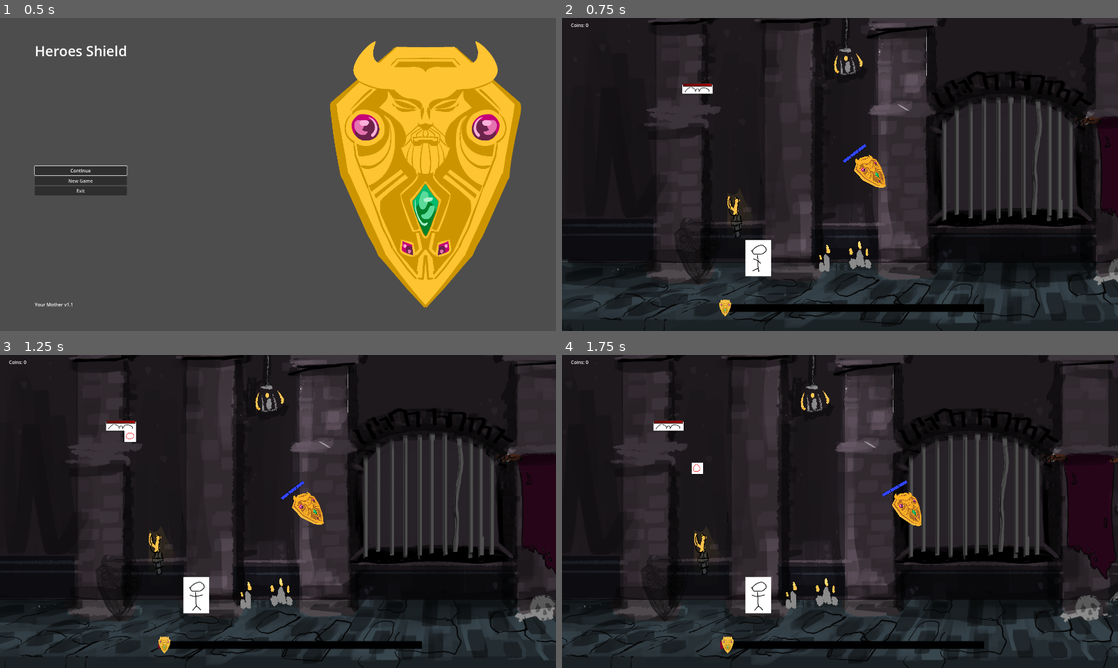
Above: before the commit, frames 1-4 (two rows, left to right).
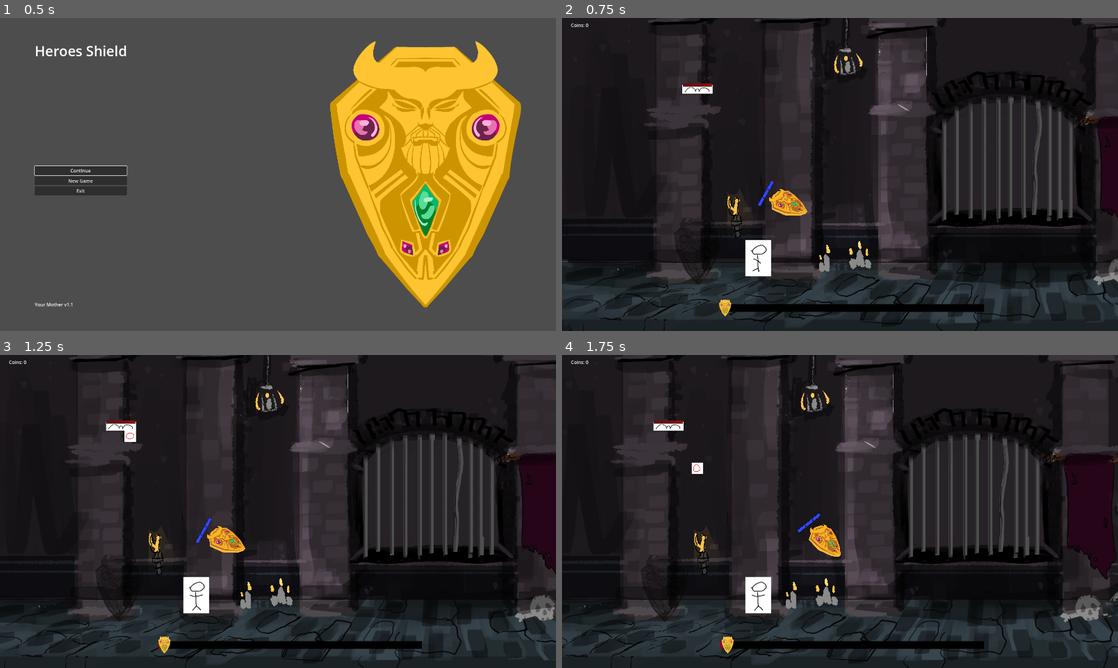
Above: after the commit, the same moments.

Repository: Cookie-Tin-Studios/Heroes-Shield
Game: Godot game, scene res://scenes/menu/main_menu.tscn
Two runs of this game, one before a commit and one after it. Both use one fixed random seed, a clock stepped at 60 frames per second and the inputs below.
Inputs (mouse positions are in pixels of both pictures, inside the frame that each line leads up to):
- Up to frame 1 (0.5 s): no input
- Up to frame 2 (0.75 s): click "New Game" at 0.5 s
- Up to frame 3 (1.25 s): no input
- Up to frame 4 (1.75 s): move the mouse to (962, 495) at 1.27 s; hold Right (ui_right) from 1.28 s (still down); click (962, 495) at 1.35 s

Frame 1 is identical in both runs. In frame 2, 0.9% of the frame differs, in the area x 35-59%, y 40-64%; in frame 3, 0.9%; in frame 4, 0.9%.

Commit message:
Add coin explosion on mob death. (#82)
* Add coin explosion on mob death.

* add image

* tweak max throw distance

Diff:
--- a/scenes/main.tscn
+++ b/scenes/main.tscn
@@ -25,7 +25,7 @@
 script = SubResource("GDScript_81rl6")
 
 [node name="Shield" parent="." instance=ExtResource("2_w3671")]
-position = Vector2(2123, 1077)
+position = Vector2(1552, 1299)
 
 [node name="pause_menu" parent="." instance=ExtResource("5_yooe3")]
 
--- a/scripts/mobs/mob_base.gd
+++ b/scripts/mobs/mob_base.gd
@@ -4,6 +4,11 @@
 @export var movement_speed: float = -100.0
 
 var health: float = max_health  # Current health
+
+# Coin stuff.
+var coins_dropped: int = 10 # Variable for coins, can be overloaded in child scripts.
+@export var coin_texture: Texture2D = preload("res://assets/sprites/HIM.png")
+# End coin stuff.
 
 @onready var health_bar = $Node2D/TextureProgressBar
 @onready var collision_shape = get_node_or_null("CollisionShape2D")  # Adjusted to reference CollisionShape2D directly
@@ -34,6 +39,9 @@
 
 func die() -> void:
 	print("Mob has died!")
+	coin_explosion()
+
+	Globals.add_coins(coins_dropped) # Give the player however COINZ.
 	queue_free()  # Remove mob from the scene
 
 func _physics_process(delta: float) -> void:
@@ -45,7 +53,33 @@
 
 	# Update position based on movement speed
 	position.x += movement_speed * delta
+
 	remon_on_camera_exit()
+
+func coin_explosion() -> void:
+	for i in range(coins_dropped):
+		var coin_sprite := Sprite2D.new()
+		coin_sprite.texture = coin_texture
+		coin_sprite.global_position = $Node2D.global_position
+
+		add_sibling(coin_sprite)
+
+		var random_direction := Vector2(1, 0).rotated(randf_range(0.0, TAU))
+		var random_distance := randf_range(75.0, 500.0)
+		var final_position := coin_sprite.position + random_direction * random_distance
+
+		var tween := get_tree().create_tween()
+
+		# Move from current position to final_position over 0.5s
+		tween.tween_property(coin_sprite, "position", final_position, 0.1)
+
+		# Fade alpha from 1.0 to 0.0 over 0.5s
+		tween.tween_property(coin_sprite, "modulate:a", 0.0, 0.5).from(1.0)
+
+		# Connect the finished signal with an inline function
+		tween.finished.connect(func():
+			coin_sprite.queue_free()
+		)
 
 
 func remon_on_camera_exit() -> void:
--- a/scripts/shield/shield_health.gd
+++ b/scripts/shield/shield_health.gd
@@ -156,7 +156,6 @@
 	# Reflect every projectile in range.
 	for projectile in projectiles_in_range:
 		deflect_projectile(projectile)
-		Globals.add_coins(1) # This is temporary for testing the coin additonal mechanics.
 
 func deflect_projectile(projectile: RigidBody2D) -> void:
 	# Set the parry variable to true, so we know it's been parried.
Binary file added: assets/sprites/HIM.png
Not shown, added: assets/sprites/HIM.png.import
